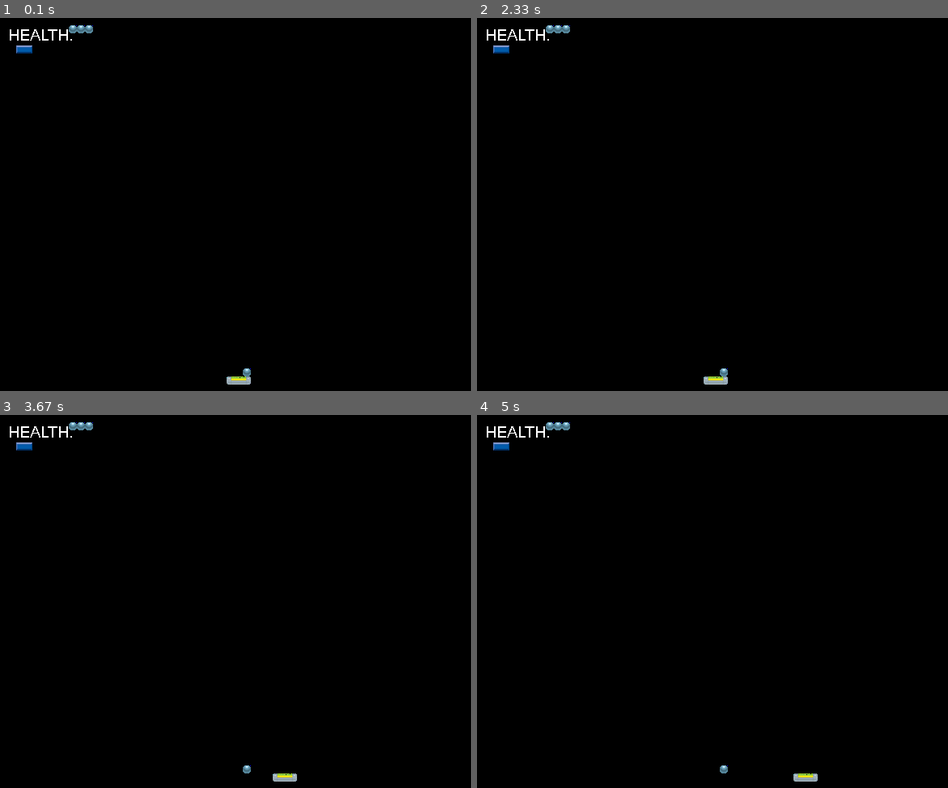
Above: before the commit, frames 1-4 (two rows, left to right).
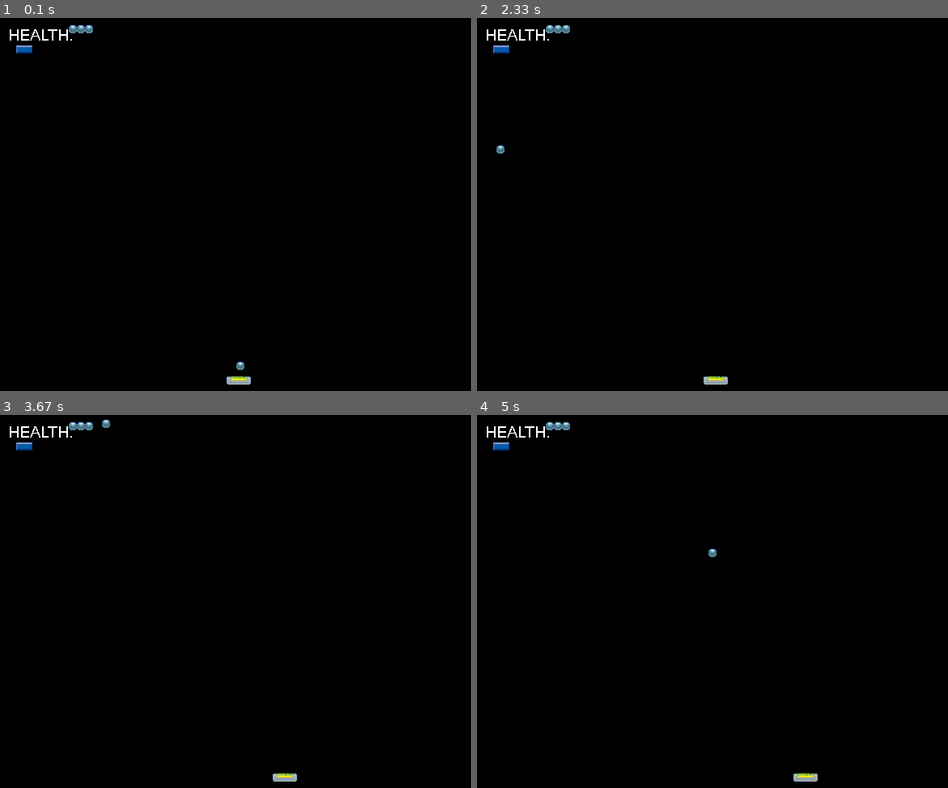
Above: after the commit, the same moments.

Repository: daria0/skrypty
Game: pygame game, started from pygame-arkanoid/arkandoid.py
The game is run twice, just before and just after one commit, with the same random seed, the same clock (stepped at 60 frames per second) and the same inputs.
Inputs:
- Up to frame 1 (0.1 s): no input
- Up to frame 2 (2.33 s): hold Right 0.33-0.8 s; hold Right 0.83-1.3 s; hold Left 1.33-1.87 s; hold Left 1.9-2.3 s
- Up to frame 3 (3.67 s): hold Right 2.33-2.97 s; hold Left 3-3.47 s; hold Right from 3.5 s (still down)
- Up to frame 4 (5 s): release Right at 3.97 s; hold Right 4-4.47 s; hold Left from 4.5 s (still down)

The runs differ from the first frame. In frame 1, less than 0.1% of the frame differs, in the area x 50-54%, y 92-97%; in frame 2, less than 0.1%; in frame 3, less than 0.1%; in frame 4, less than 0.1%.

Commit message:
Basic ball movement

Diff:
--- a/pygame-arkanoid/arkandoid.py
+++ b/pygame-arkanoid/arkandoid.py
@@ -5,6 +5,7 @@
 
 SCREEN_WIDTH = 640
 SCREEN_HEIGHT = 480
+BORDER = 10
 
 screen = pygame.display.set_mode([SCREEN_WIDTH, SCREEN_HEIGHT])
 clock = pygame.time.Clock()
@@ -12,6 +13,9 @@
 uruchomiona = True
 pause = False
 HEALTH_LVL = 3
+ball_speed = 2
+ball_x = 'left'
+ball_y = 'up'
 
 
 class Player(pygame.sprite.Sprite):
@@ -54,6 +58,30 @@
         self.surf.fill((255, 255, 255))
         self.surf = pygame.image.load("images/pilka.png").convert()
         self.rect = self.surf.get_rect(center=(x, y))
+        self.x = x
+        self.y = y
+
+    def update(self):
+        global ball, ball_x, ball_y, HEALTH_LVL
+        if ball_x == "left":
+            ball.x -= ball_speed
+            if ball.x < BORDER:
+                ball_x = "right"
+        if ball_y == "down":
+            ball.y += ball_speed
+            if ball.y >= SCREEN_HEIGHT - BORDER:
+                ball_x = "left"
+                ball_y = "up"
+                HEALTH_LVL -= 1
+        if ball_y == "up":
+            ball.y -= ball_speed
+            if ball.y < BORDER:
+                ball_y = 'down'
+        if ball_x == "right":
+            ball.x += ball_speed
+            if ball.x > SCREEN_WIDTH - BORDER:
+                ball_x = "left"
+        self.rect = self.surf.get_rect(center=(self.x, self.y))
 
 
 class Health(pygame.sprite.Sprite):
@@ -86,7 +114,6 @@
     health.add(health_icon)
 
 font = pygame.font.SysFont('Arial MS', 20)
-
 
 def generate_level():
     pass
@@ -167,6 +194,8 @@
             delete_klocek.kill()
             # usuniecie klocka
 
+        ball.update()
+
     clock.tick(60)
     pygame.display.flip()
     # pygame.display.update()
